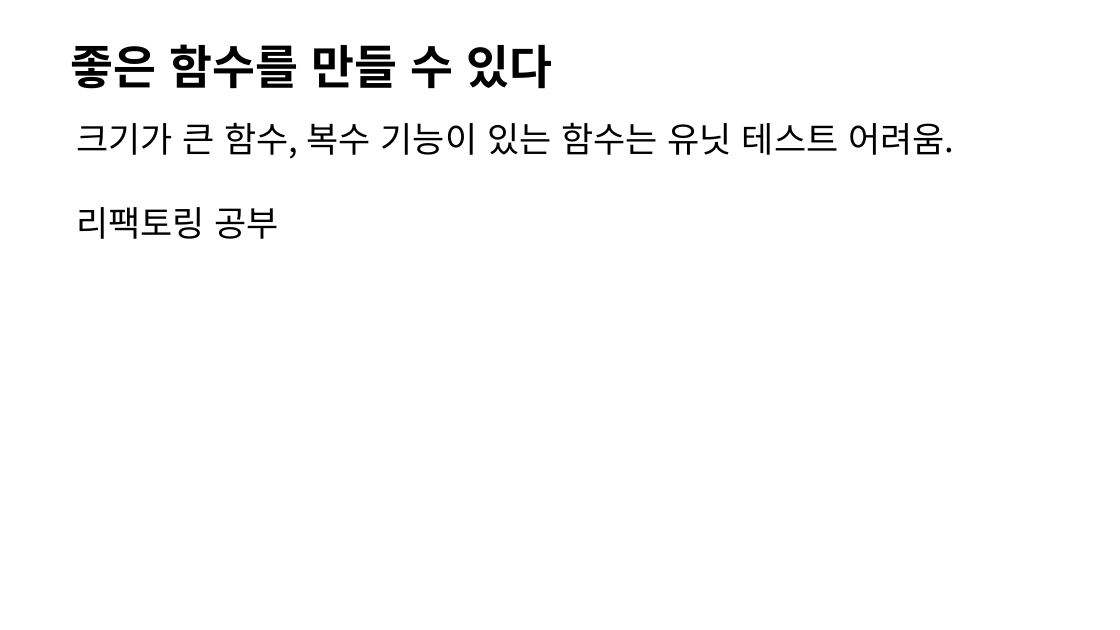
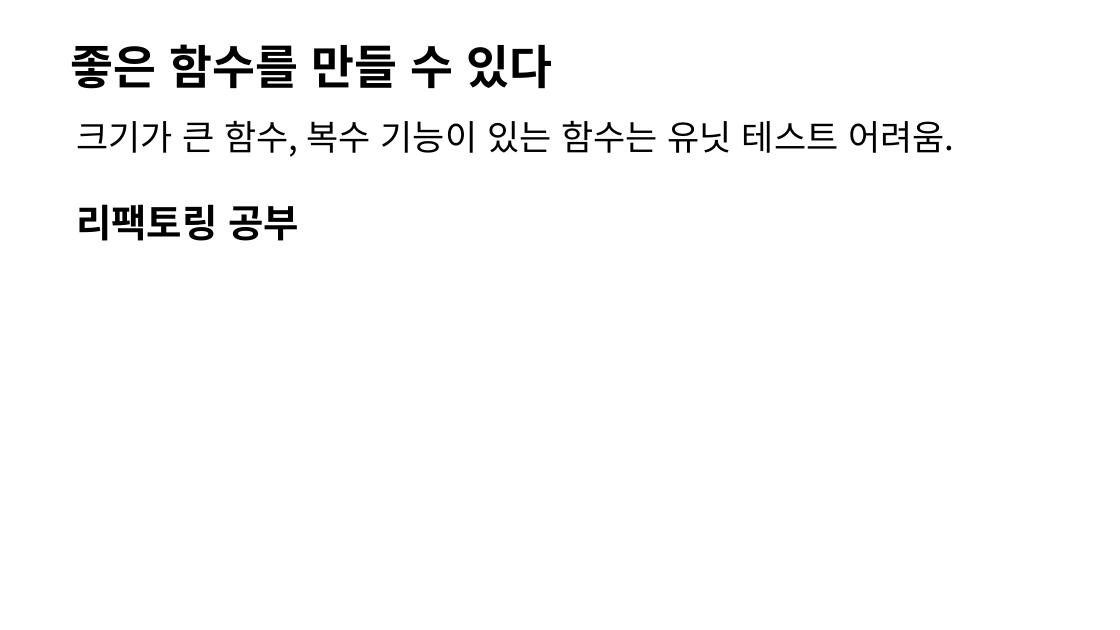
Before and after one commit to jacking75/conf_cpp_korea_2018-08, a slide deck: slide 17 of [C++ Korea 4th Seminar]Visual Cpp에서 유닛 테스트 하기.pptx. Drawn at 1120x630 pixels with LibreOffice and Linux fonts; fonts in the diff are those of the drawing. Boxes give left, top, right and bottom in pixels: in the first picture for what was removed or moved away, otherwise in the second. Text is boxed around its words. In the diff, an @@ line names an element or a change of style, - is before the commit and + after.

```diff
--- a/[C++ Korea 4th Seminar]Visual Cpp에서 유닛 테스트 하기.pptx
+++ b/[C++ Korea 4th Seminar]Visual Cpp에서 유닛 테스트 하기.pptx
@@ text at (76, 204, 299, 241): size 60 to 66 pt, bold on in "리팩토링 공부" @@
```
Also in this commit, not shown: 1 slide added, 1 slide removed, 1 other file.
